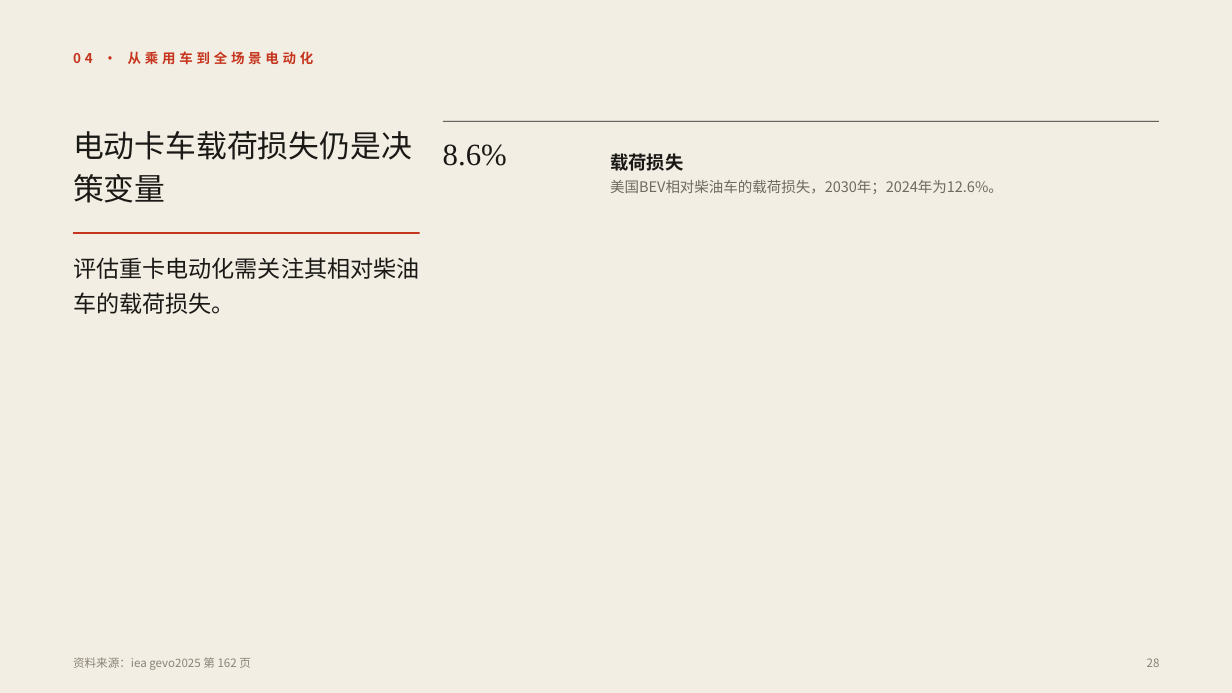
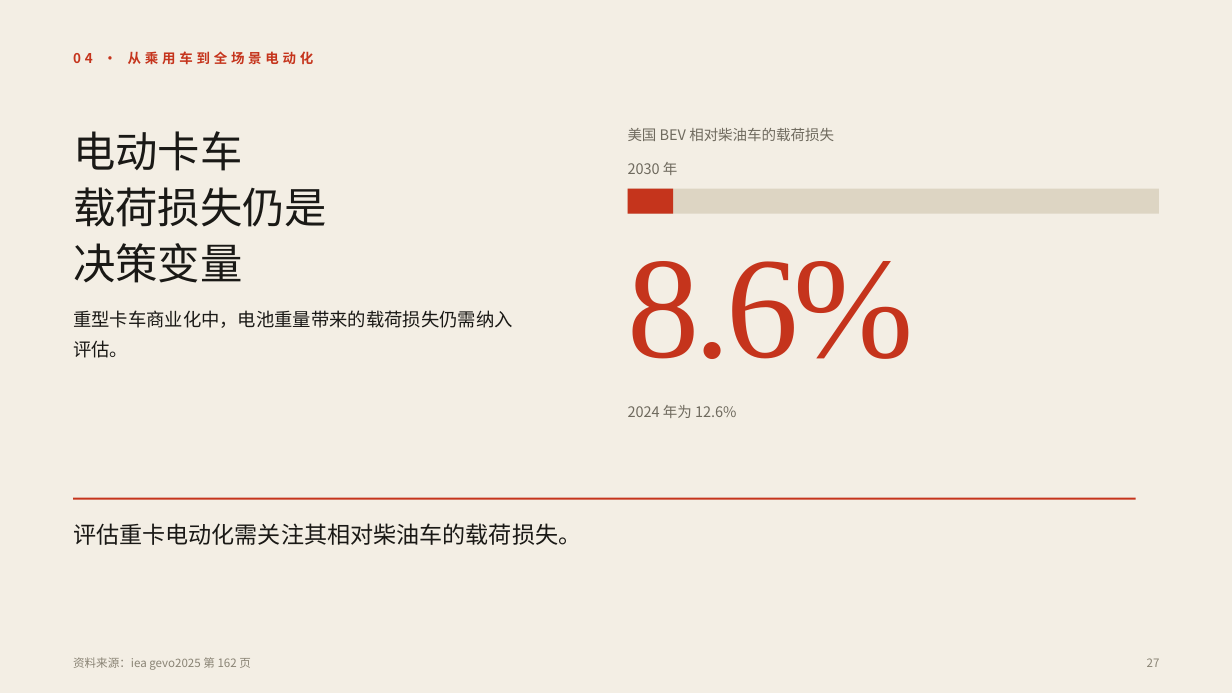
Before and after one commit to Liyilin66/ppt-agent, a slide deck: slide 27 of eval/results/scale-iea-50.pptx (slide 28 before the commit). Drawn at 1232x693 pixels with LibreOffice and Linux fonts; fonts in the diff are those of the drawing. Boxes give left, top, right and bottom in pixels: in the first picture for what was removed or moved away, otherwise in the second. Text is boxed around its words. In the diff, an @@ line names an element or a change of style, - is before the commit and + after.

```diff
--- a/eval/results/scale-iea-50.pptx
+++ b/eval/results/scale-iea-50.pptx
@@ text at box(73, 131, 327, 283): text changed; size 24 to 33 pt @@
-电动卡车载荷损失仍是决策变量
+电动卡车
+载荷损失仍是
+决策变量
@@ rectangle removed at box(443, 121, 1159, 122) @@
@@ text at box(628, 128, 834, 141): text changed; size 14.2 to 11.2 pt; text colour #1A1916 to #6F6A5E; bold off @@
-载荷损失
+美国 BEV 相对柴油车的载荷损失
@@ text added at box(628, 162, 678, 175), 11.2 pt, text #6F6A5E @@
+2030 年
@@ text removed at box(610, 180, 1003, 194) @@
-美国BEV相对柴油车的载荷损失，2030年；2024年为12.6%。
@@ rectangle added at box(628, 189, 1159, 213), fill #DDD5C3 @@
@@ rectangle added at box(628, 189, 673, 213), fill #C5341C @@
@@ rectangle removed at box(73, 232, 420, 234) @@
@@ text "8.6%": place and size @@
-text "8.6%" at box(443, 144, 507, 166)
+text "8.6%" at box(628, 261, 914, 359)
@@ text "8.6%" at box(628, 261, 914, 359): size 24 to 112.5 pt, text colour #1A1916 to #C5341C, letter spacing 0 to -3.8 pt; line spacing 30pt to 121.5pt @@
@@ text added at box(73, 310, 513, 358), 14.2 pt, text #1A1916 @@
+重型卡车商业化中，电池重量带来的载荷损失仍需纳入评估。
@@ text added at box(628, 405, 736, 418), 11.2 pt, text #6F6A5E @@
+2024 年为 12.6%
@@ rectangle added at box(73, 498, 1136, 500), fill #C5341C @@
@@ text "评估重卡电动化需关注其相对柴油车的载荷损失。": place and size @@
-text "评估重卡电动化需关注其相对柴油车的载荷损失。" at box(73, 257, 419, 314)
+text "评估重卡电动化需关注其相对柴油车的载荷损失。" at box(73, 523, 581, 545)
@@ text "评估重卡电动化需关注其相对柴油车的载荷损失。" at box(73, 523, 581, 545): vertical alignment top to middle @@
@@ text at box(1147, 658, 1160, 667): text changed @@
-28
+27
```
Also in this commit, not shown: 24 other slides changed, 2 slides removed, 5 other files.
